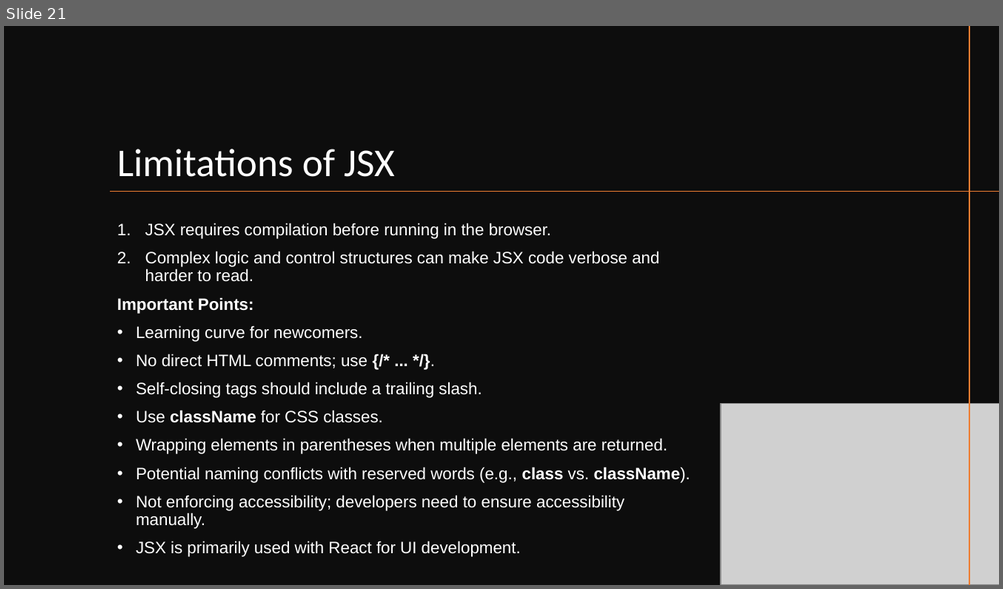
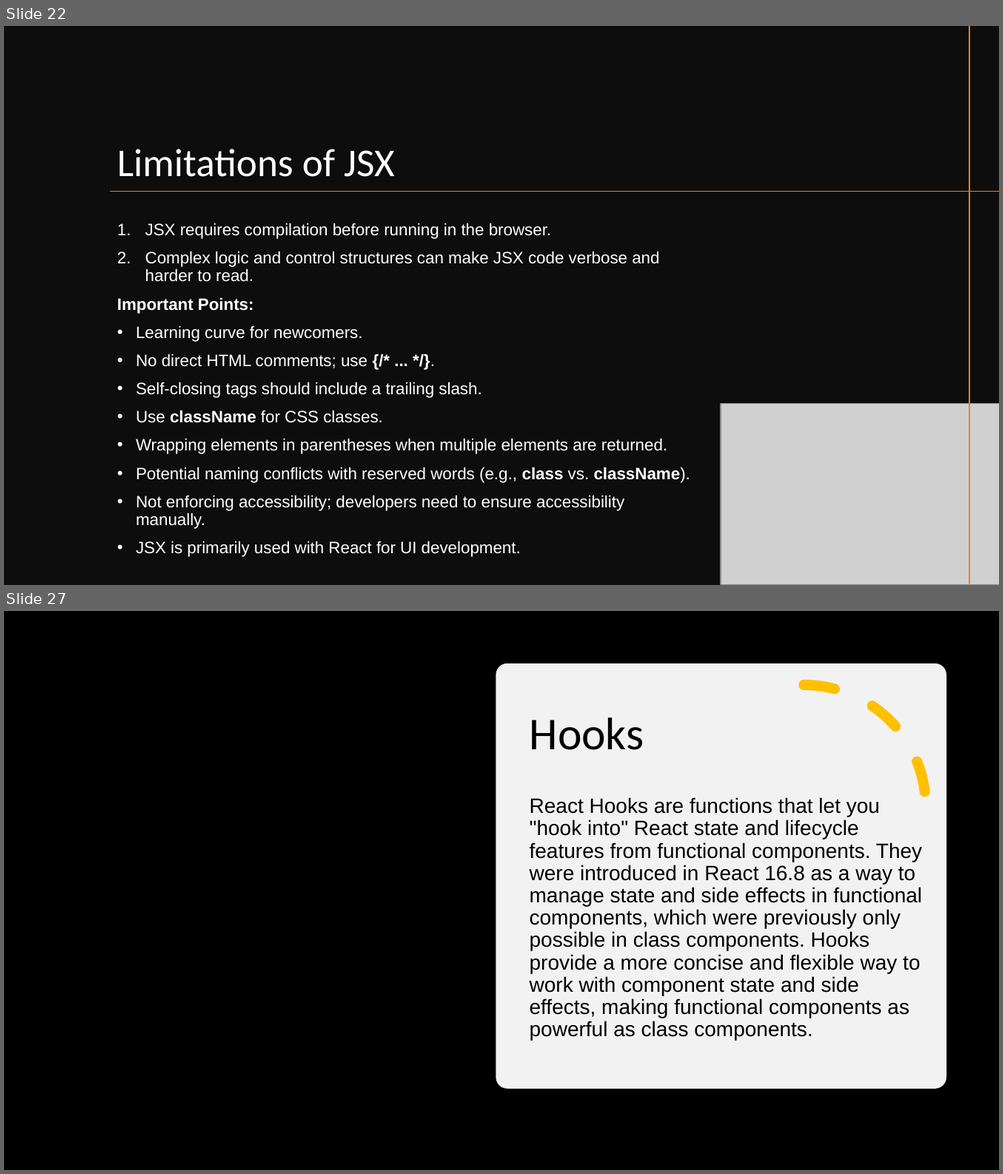
Before and after one commit to SivaPrasannaS/skg, a slide deck: react/study_materials/React.pptx. Shown one above the other, each under a label of ours: slide 21 before the commit, slides 22 and 27 after it; the slides between them are not shown. The pictures are 1003x589 and 1003x1174 pixels, drawn with LibreOffice and Linux fonts; fonts in the diff are those of the drawing; grey boxes stand for pictures; background and template pictures are left out. Boxes give left, top, right and bottom in pixels: in the first picture for what was removed or moved away, otherwise in the second. Text is boxed around its words. In the diff, an @@ line names an element or a change of style, - is before the commit and + after.

Commit message:
Updated content in react ppt

```diff
--- a/react/study_materials/React.pptx
+++ b/react/study_materials/React.pptx
@@ slide 27 added at [4,611,999,1170], background picture (left out) @@
@@ rectangle added at [4,611,999,1170], fill #000000 @@
@@ rounded rectangle added at [495,664,946,1088], fill #FFFFFF at 95% opacity @@
@@ arc (boxed as its full ellipse) added at [681,685,925,929], outline #FFC000 10 pt dashed @@
@@ title added at [529,718,644,750], 44 pt, text #000000 @@
+Hooks
@@ text added at [529,797,922,1041], 20 pt, text #000000 @@
+React Hooks are functions that let you "hook into" React state and lifecycle features from functional components. They were introduced in React 16.8 as a way to manage state and side effects in functional components, which were previously only possible in class components. Hooks provide a more concise and flexible way to work with component state and side effects, making functional components as powerful as class components.
@@ what was slide 21 is now slide 22 @@
```
Also in this commit, not shown: 6 slides changed, 8 other slides added, 4 other files.
